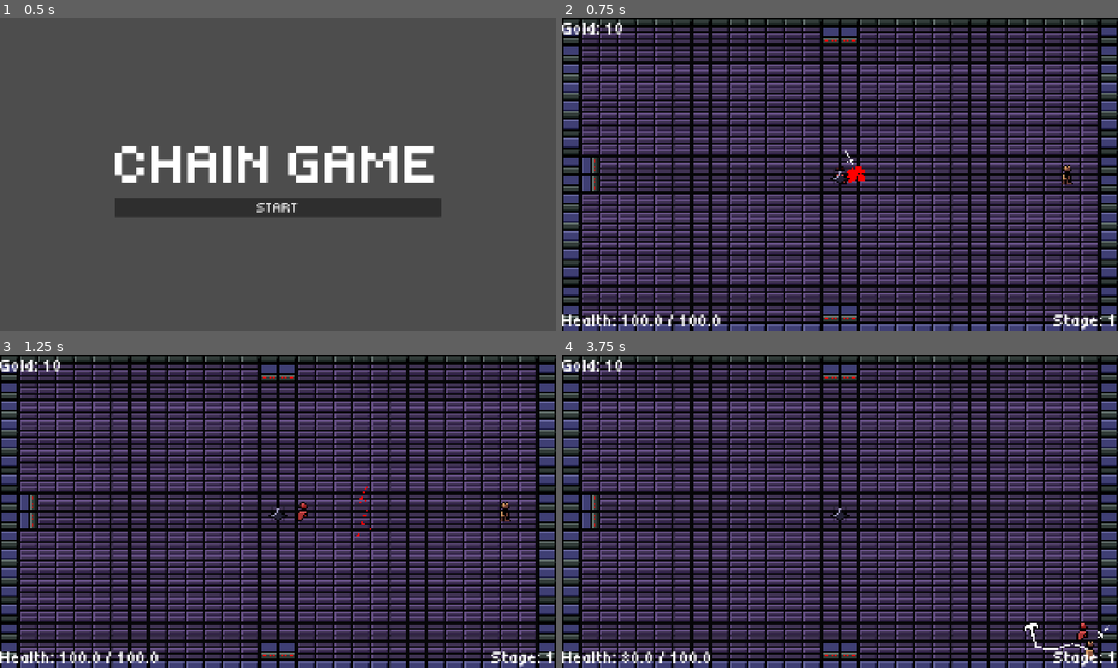
Above: before the commit, frames 1-4 (two rows, left to right).
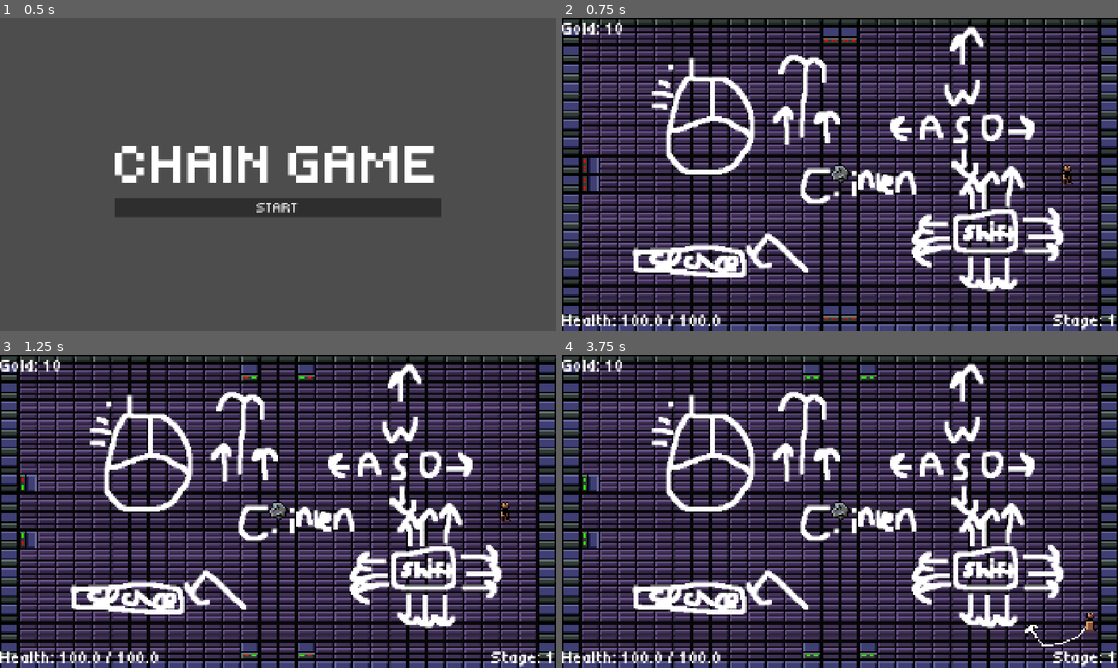
Above: after the commit, the same moments.

Repository: Oliver-Joffee/ChainGame
Game: Godot game, scene res://UI/main_menu.tscn
Two runs of this game, one before a commit and one after it. Both use one fixed random seed, a clock stepped at 60 frames per second and the inputs below. The project has no main scene, so this scene is started directly. The engine's default icon, where the game draws it, is replaced by a stand-in: a white triangle on a blue panel in a dark square.
Inputs (mouse positions are in pixels of both pictures, inside the frame that each line leads up to):
- Up to frame 1 (0.5 s): no input
- Up to frame 2 (0.75 s): click "START" at 0.5 s
- Up to frame 3 (1.25 s): no input
- Up to frame 4 (3.75 s): tap Enter (ui_accept) at 1.25, 1.52, 2.27 s; move the mouse to (962, 495) at 1.27 s; hold D (right) 1.28-2.03 s; tap E (pickup) at 1.35, 2.3, 3.05, 3.6 s; move the mouse to (728, 527) at 2.02 s; hold S (down) 2.03-2.78 s; tap Shift (dash) at 2.1 s; move the mouse to (895, 442) at 2.77 s; hold D (right) 2.78-3.53 s; click (895, 442) at 2.85 s; move the mouse to (812, 574) at 3.52 s; hold W (up) from 3.53 s (still down)

Frame 1 is identical in both runs. In frame 2, 11% of the frame differs, in the area x 3-91%, y 2-88%; in frame 3, 12%; in frame 4, 13%, in the area x 3-99%, y 2-99%.

Commit message:
final

Diff:
--- a/Enemies/enemy.tscn
+++ b/Enemies/enemy.tscn
@@ -181,7 +181,7 @@
 &"attack": SubResource("Animation_47qgu")
 }
 
-[node name="Enemy" type="CharacterBody2D" unique_id=1649313040 node_paths=PackedStringArray("damBox") groups=["Damageable"]]
+[node name="Enemy" type="CharacterBody2D" unique_id=1649313040 node_paths=PackedStringArray("damBox") groups=["Damageable", "Enemy"]]
 motion_mode = 1
 script = ExtResource("1_3ih25")
 health = 300.0
--- a/Globals/Globals.gd
+++ b/Globals/Globals.gd
@@ -15,6 +15,7 @@
 "res://Objects/rocket.tscn",
 "res://Objects/spike.tscn",
 "res://Objects/wind.tscn",
+"res://Objects/plane.tscn"
 ]
 
 var levels: Array[String] = ["res://World/test_level.tscn"]
@@ -25,7 +26,13 @@
 "res://Powerups/health_refill.tscn",
 "res://Powerups/inventory_up.tscn",
 "res://Powerups/max_health_up.tscn",
-"res://Powerups/shop_up.tscn"]
+"res://Powerups/shop_up.tscn",
+]
+
+var fragile: bool = false
+var many: bool = false
+var manyNum: int = 1
+var cost: int = 1
 
 func _ready() -> void:
 	randomize()
--- a/Player/player.gd
+++ b/Player/player.gd
@@ -40,7 +40,7 @@
 	Globals.Player = self
 
 func damage(damage: float):
-	health -= damage
+	health -= int(damage)
 	if health <= 0:
 		gameover()
 
--- /dev/null
+++ b/Powerups/cost_down.tscn
@@ -0,0 +1,10 @@
+[gd_scene format=3 uid="uid://dnpdowdtvd2n2"]
+
+[ext_resource type="PackedScene" uid="uid://b4rd1e8kr2alj" path="res://Powerups/powerup.tscn" id="1_4kb4p"]
+[ext_resource type="Script" uid="uid://dnubj5h5lypvl" path="res://cost_down.gd" id="2_2axki"]
+
+[node name="CostDown" unique_id=469403683 instance=ExtResource("1_4kb4p")]
+script = ExtResource("2_2axki")
+cost = 15
+powerName = "Shop Cost Down"
+desc = "Makes all shop items cheaper."
--- /dev/null
+++ b/Powerups/fragile.gd
@@ -0,0 +1,4 @@
+extends Powerup
+
+func power(player: Player):
+	Globals.fragile = true
--- /dev/null
+++ b/Powerups/fragile.tscn
@@ -0,0 +1,10 @@
+[gd_scene format=3 uid="uid://cnt0yb2meps0l"]
+
+[ext_resource type="PackedScene" uid="uid://b4rd1e8kr2alj" path="res://Powerups/powerup.tscn" id="1_r53rp"]
+[ext_resource type="Script" uid="uid://b2ujcw4i5fs4q" path="res://Powerups/fragile.gd" id="2_1t1xm"]
+
+[node name="Fragile" unique_id=469403683 instance=ExtResource("1_r53rp")]
+script = ExtResource("2_1t1xm")
+cost = 3
+powerName = "Curse of Fragility"
+desc = "Makes all enemies have half as much health, but sets player health to one every stage."
--- a/World/Shop/shop_item.gd
+++ b/World/Shop/shop_item.gd
@@ -9,12 +9,15 @@
 var itemPath: PackedScene = load(chosen)
 var item: PhysicsObject = itemPath.instantiate()
 
-var orig = item.objectName + " " + item.desc + " " + str(item.price) + " Gold. Press E to buy."
+var cost = item.price
+var orig = item.objectName + " " + item.desc + " " + str(cost) + " Gold. Press E to buy."
+
+
 
 func _ready() -> void:
-
+	cost = int(cost / Globals.cost)
 	$Sprite2D.texture = item.texture
-	$CenterContainer/Label.text = item.objectName + " " + item.desc + " " + str(item.price) + " Gold. Press E to buy."
+	$CenterContainer/Label.text = item.objectName + " " + item.desc + " " + str(cost) + " Gold. Press E to buy."
 	body_entered.connect(enterExit)
 	body_exited.connect(enterExit)
 
@@ -24,11 +27,11 @@
 		$CenterContainer/Label.visible = !$CenterContainer/Label.visible
 
 func buy():
-	if Globals.Player.gold < item.price:
+	if Globals.Player.gold < cost:
 		$CenterContainer/Label.text = "Not enough money."
 		$Timer.start(1)
 	else:
-		Globals.Player.gold -= item.price
+		Globals.Player.gold -= cost
 		get_parent().add_child(item)
 		item.global_position = global_position
 		item.oldPosition = global_position
--- a/World/basic_level.gd
+++ b/World/basic_level.gd
@@ -46,6 +46,10 @@
 			if i is Gate:
 				i.open()
 
+	if Globals.fragile:
+		for i in get_tree().get_nodes_in_group("Enemy"):
+			i.health = int(i.health / 2)
+
 func checkForEnemies(exception: Enemy = null) -> bool:
 
 	for body in area.get_overlapping_bodies():
--- a/World/node_2d.gd
+++ b/World/node_2d.gd
@@ -20,5 +20,7 @@
 		add_child(newItem)
 		newItem.global_position = Vector2(space, 0)
 		space += gap
+		if newItem is ShopItem:
+			pass
 		if newItem is Powerup:
 			shopItem = load(Globals.powerUp.pick_random())
--- a/World/test_level.tscn
+++ b/World/test_level.tscn
@@ -2,7 +2,7 @@
 
 [ext_resource type="PackedScene" uid="uid://bhqoxk105psm2" path="res://World/basic_level.tscn" id="1_ir7rp"]
 [ext_resource type="PackedScene" uid="uid://do1f2yt082wyl" path="res://Enemies/enemy.tscn" id="3_jxhpq"]
-[ext_resource type="PackedScene" uid="uid://cc5608rs716j5" path="res://Objects/plane.tscn" id="3_wen1g"]
+[ext_resource type="PackedScene" uid="uid://k2snd0b5bdpo" path="res://Objects/test_physics.tscn" id="3_wen1g"]
 
 [node name="TestLevel" unique_id=1685333662 instance=ExtResource("1_ir7rp")]
 
@@ -11,4 +11,4 @@
 
 [node name="Enemy" parent="." index="8" unique_id=1649313040 instance=ExtResource("3_jxhpq")]
 
-[node name="Plane" parent="." index="9" unique_id=1055484958 instance=ExtResource("3_wen1g")]
+[node name="TestPhysics" parent="." index="9" unique_id=1772979599 instance=ExtResource("3_wen1g")]
--- a/World/world.gd
+++ b/World/world.gd
@@ -2,6 +2,12 @@
 class_name World
 
 var levelCount: int = 1
+
+func _ready() -> void:
+	Globals.cost = 1
+	Globals.fragile = false
+	Globals.levelCount = 1
+	Globals.shopNum = 3
 
 func swapToScene(scenePath: String, dir: String):
 
@@ -17,3 +23,10 @@
 	newLevel.enemyScale = Globals.levelCount
 	newLevel.enter = dir
 	add_child(newLevel)
+
+	if Globals.fragile:
+		Globals.Player.health = 1
+
+
+func _process(delta: float) -> void:
+	print(Globals.shopNum)
--- a/World/world.tscn
+++ b/World/world.tscn
@@ -1,7 +1,7 @@
 [gd_scene format=3 uid="uid://ba4efl0wuljva"]
 
 [ext_resource type="Script" uid="uid://dbwlukrpfjyyr" path="res://World/world.gd" id="1_8a836"]
-[ext_resource type="PackedScene" uid="uid://dkyxekxhch13y" path="res://World/test_level.tscn" id="3_3f78f"]
+[ext_resource type="PackedScene" uid="uid://dn52nafvqaojf" path="res://World/tutorial.tscn" id="3_3f78f"]
 [ext_resource type="PackedScene" uid="uid://5wl0astn7x66" path="res://Player/player.tscn" id="3_j8job"]
 
 [node name="World" type="Node2D" unique_id=1336536099]
@@ -9,4 +9,4 @@
 
 [node name="Player" parent="." unique_id=371775340 instance=ExtResource("3_j8job")]
 
-[node name="TestLevel" parent="." unique_id=1685333662 instance=ExtResource("3_3f78f")]
+[node name="Tutorial" parent="." unique_id=1685333662 instance=ExtResource("3_3f78f")]
--- /dev/null
+++ b/cost_down.gd
@@ -0,0 +1,4 @@
+extends Powerup
+
+func power(player: Player):
+	Globals.cost += .5
--- a/enemy.gd
+++ b/enemy.gd
@@ -33,11 +33,12 @@
 
 func damage(damage: float, colPosition: Vector2, knockBackStrength: float):
 
-	var newPart = particle.instantiate()
-	get_parent().add_child(newPart)
-	newPart.global_position = global_position
-	newPart.rotation_degrees = rad_to_deg((colPosition - global_position).normalized().angle())
-	newPart.emitting = true
+	if damage != 0:
+		var newPart = particle.instantiate()
+		get_parent().add_child(newPart)
+		newPart.global_position = global_position
+		newPart.rotation_degrees = rad_to_deg((colPosition - global_position).normalized().angle())
+		newPart.emitting = true
 	velOffset += (global_position - colPosition).normalized() * knockBackStrength
 	health -= round(damage)
 	if health <= 0:
--- a/powerup.gd
+++ b/powerup.gd
@@ -11,6 +11,7 @@
 var orig: String = ""
 
 func _ready() -> void:
+	cost = int(cost/Globals.cost)
 	orig = powerName + ": " + desc + " " + str(cost) + " gold."
 	$CenterContainer/Label.text = orig
 	body_entered.connect(entered)
--- a/project.godot
+++ b/project.godot
@@ -23,6 +23,10 @@
 window/size/viewport_width=1920
 window/size/viewport_height=1080
 window/stretch/mode="canvas_items"
+
+[global_group]
+
+Enemy=""
 
 [gui]
 
Not shown, added: Powerups/fragile.gd.uid
Not shown, added: cost_down.gd.uid
